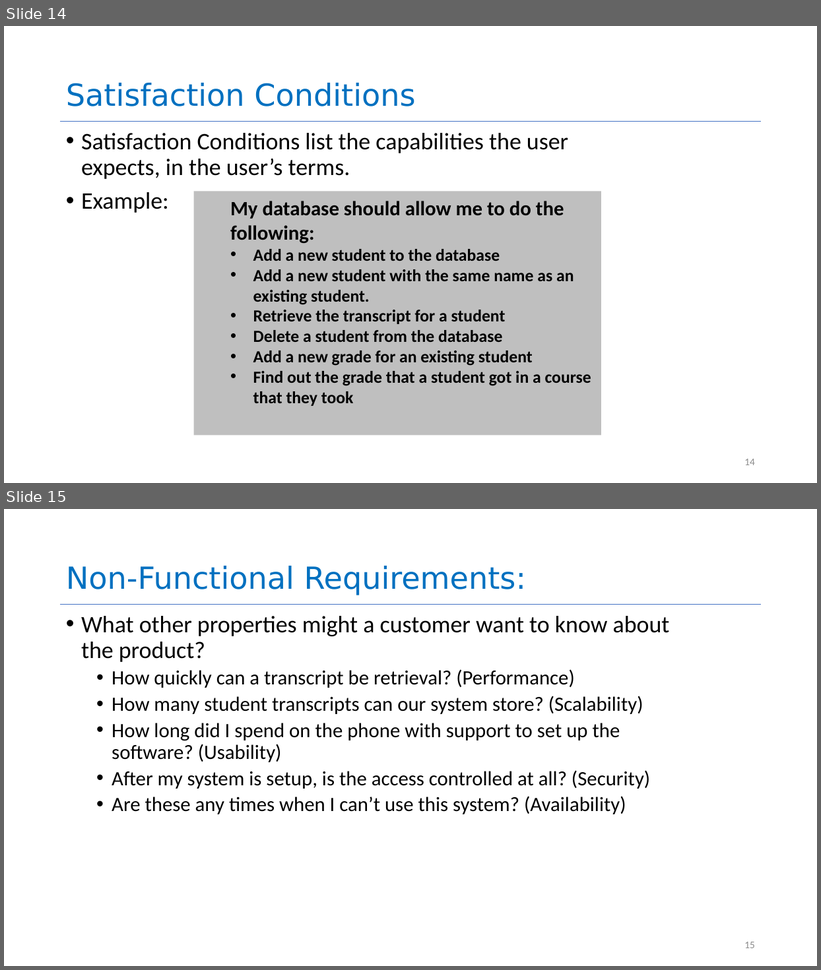
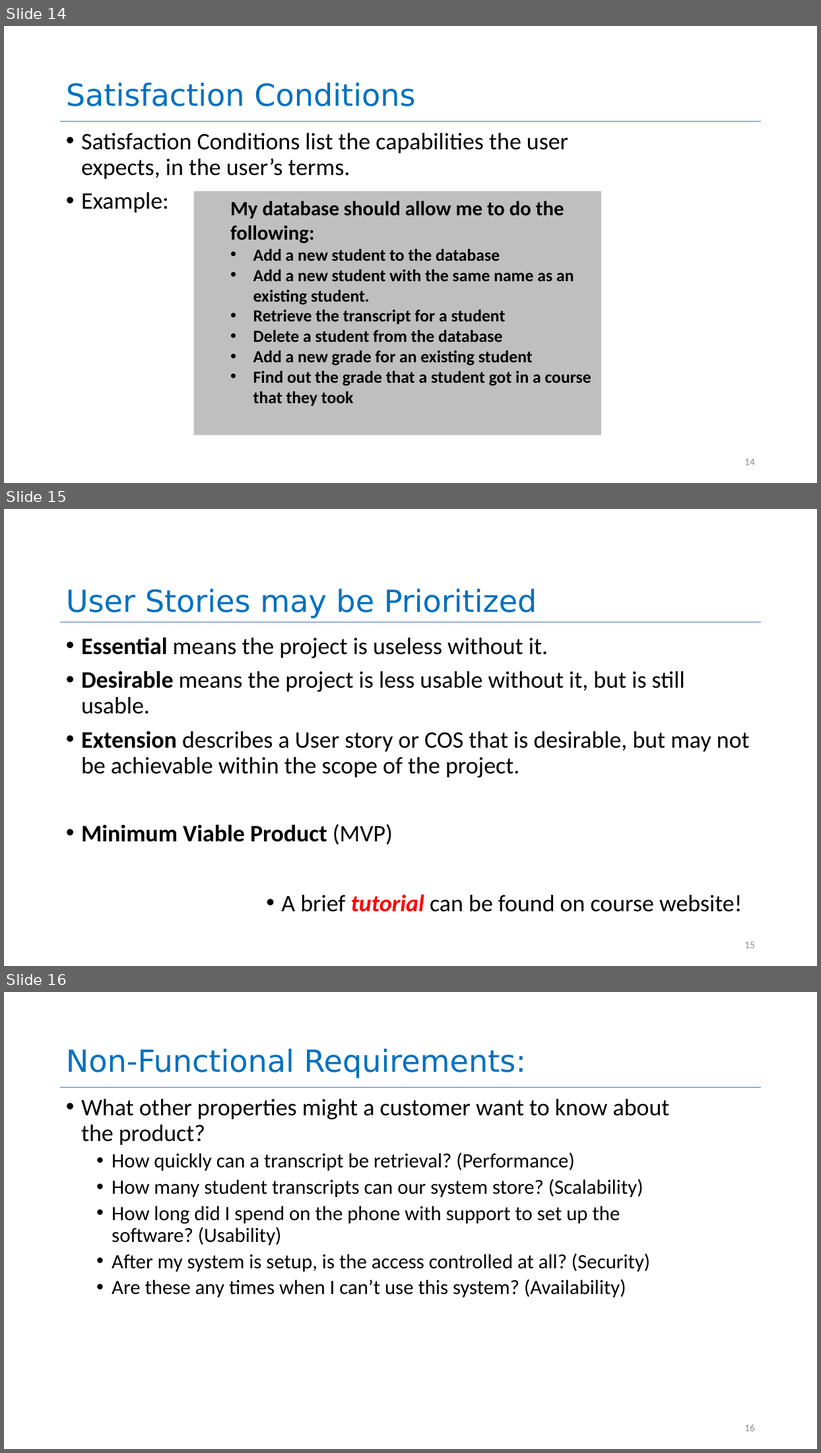
Before and after one commit to neu-se/CS4530-Spring-2023, a slide deck: Slides/Module 01.2 Requirements Gathering.pptx. Shown one above the other, each under a label of ours: slides 14 and 15 before the commit, slides 14, 15 and 16 after it. The pictures are 821x970 and 821x1453 pixels, drawn with LibreOffice and Linux fonts; fonts in the diff are those of the drawing. Boxes give left, top, right and bottom in pixels: in the first picture for what was removed or moved away, otherwise in the second. Text is boxed around its words. In the diff, an @@ line names an element or a change of style, - is before the commit and + after.

```diff
--- a/Slides/Module 01.2 Requirements Gathering.pptx
+++ b/Slides/Module 01.2 Requirements Gathering.pptx
@@ slide 15 added at [4, 509, 817, 966], background #FFFFFF @@
@@ title added at [66, 589, 537, 619], 36 pt, text #0070C0 @@
+User Stories may be Prioritized
@@ line added from (60, 622) to (762, 622), #4472C4 0.5 pt @@
@@ text added at [81, 637, 750, 845], 28 pt, text #000000 @@
+• Essential means the project is useless without it.
+• Desirable means the project is less usable without it, but is still usable.
+• Extension describes a User story or COS that is desirable, but may not be achievable within the scope of the project.
+• Minimum Viable Product (MVP)
@@ text added at [281, 894, 742, 912], 28 pt, text #000000 @@
+• A brief tutorial can be found on course website!
@@ page number added at [745, 942, 755, 949], 12 pt, text #8C8C8C @@
+15
@@ what was slide 15 is now slide 16 @@
@@ page number at [745, 1424, 755, 1432]: text changed @@
-15
+16
```
Also in this commit, not shown: 1 other slide added, 3 other files.
